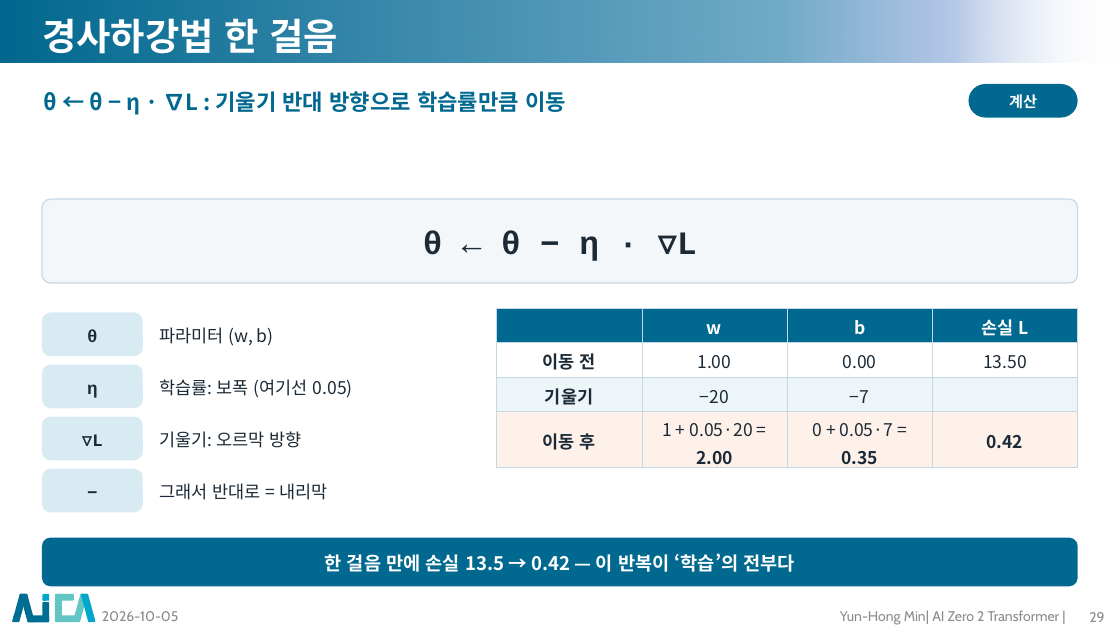
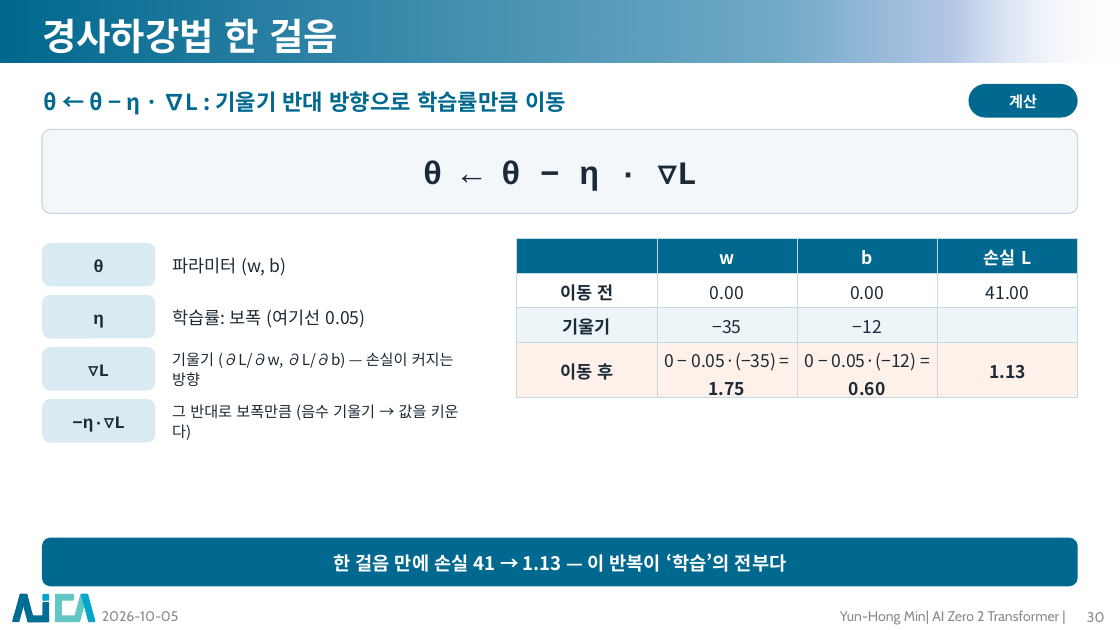
Before and after one commit to myunhh/AI-Zero-2-Transformers, a slide deck: slide 30 of lectures/week01_tensor_and_learning.pptx (slide 29 before the commit). Drawn at 1120x630 pixels with LibreOffice and Linux fonts; fonts in the diff are those of the drawing; background and template pictures are left out. Boxes give left, top, right and bottom in pixels: in the first picture for what was removed or moved away, otherwise in the second. Text is boxed around its words. In the diff, an @@ line names an element or a change of style, - is before the commit and + after.

```diff
--- a/lectures/week01_tensor_and_learning.pptx
+++ b/lectures/week01_tensor_and_learning.pptx
@@ rounded rectangle: place and size @@
-rounded rectangle at [42,199,1078,283]
+rounded rectangle at [42,129,1078,213]
@@ text "θ ← θ − η ...": place and size @@
-text "θ ← θ − η ..." at [423,230,697,261]
+text "θ ← θ − η ..." at [423,160,697,191]
@@ text "파라미터 (w, b)": place and size @@
-text "파라미터 (w, b)" at [160,327,274,346]
+text "파라미터 (w, b)" at [172,257,286,276]
@@ table at [517,239,1078,402] @@
-row 2, column 2: 1.00
+row 2, column 2: 0.00
-row 2, column 4: 13.50
+row 2, column 4: 41.00
-row 3, column 2: −20
+row 3, column 2: −35
-row 3, column 3: −7
+row 3, column 3: −12
-row 4: 이동 후 | 1 + 0.05·20 = 2.00 | 0 + 0.05·7 = 0.35 | 0.42
+row 4: 이동 후 | 0 − 0.05·(−35) = 1.75 | 0 − 0.05·(−12) = 0.60 | 1.13
@@ table: place and size @@
-table at [497,308,1078,472]
+table at [517,239,1078,402]
@@ rounded rectangle "θ": place and size @@
-rounded rectangle "θ" at [42,313,143,356]
+rounded rectangle "θ" at [42,243,155,287]
@@ rounded rectangle "η": place and size @@
-rounded rectangle "η" at [42,365,143,408]
+rounded rectangle "η" at [42,295,155,339]
@@ text "학습률: 보폭 (여기선 0.05)": place and size @@
-text "학습률: 보폭 (여기선 0.05)" at [160,379,353,398]
+text "학습률: 보폭 (여기선 0.05)" at [172,309,366,328]
@@ rounded rectangle "∇L": place and size @@
-rounded rectangle "∇L" at [42,417,143,460]
+rounded rectangle "∇L" at [42,347,155,391]
@@ text at [172,352,454,386]: text changed; size 15 to 13 pt @@
-기울기: 오르막 방향
+기울기 (∂L/∂w, ∂L/∂b) — 손실이 커지는 방향
@@ rounded rectangle "−η·∇L": place and size @@
-rounded rectangle "−η·∇L" at [42,469,143,513]
+rounded rectangle "−η·∇L" at [42,399,155,443]
@@ text in rounded rectangle at [72,416,124,432]: text changed @@
-−
+−η·∇L
@@ text at [172,404,459,440]: text changed; size 15 to 13 pt @@
-그래서 반대로 = 내리막
+그 반대로 보폭만큼 (음수 기울기 → 값을 키운다)
@@ text in rounded rectangle at [333,553,786,572]: text changed @@
-한 걸음 만에 손실 13.5 → 0.42 — 이 반복이 ‘학습’의 전부다
+한 걸음 만에 손실 41 → 1.13 — 이 반복이 ‘학습’의 전부다
@@ page number at [1087,612,1105,622]: text changed @@
-29
+30
```
Also in this commit, not shown: 31 other slides changed, 10 other files.
